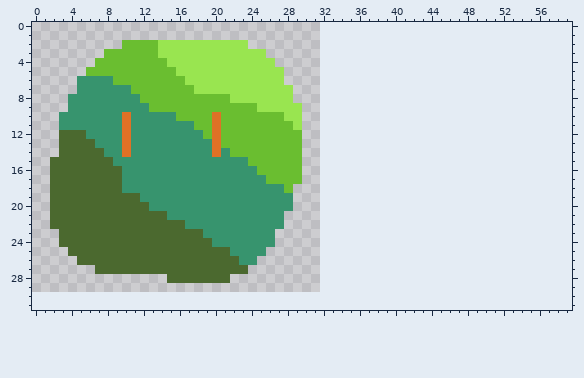
File history of a sprite sheet, built-to-scale/gfx/collideable-objects.png. The first picture shows the starting point.
The file is 32x32 pixels. Shown: x 0..59, y 0..31. The old version is drawn lined up with the new one, on the new canvas.
The same view after the edit:
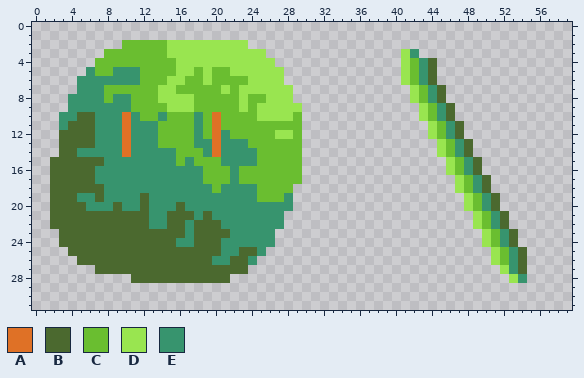
Palette (. is transparent): A #df7126  B #4b692f  C #6abe30  D #99e550  E #37946e
The edit:
canvas 32x32 -> 192x32, the old top-left corner now at 0,-2 (the part of the old canvas that was cut away was empty and is not shown)
Changed rows in their new state; - is an unchanged pixel.
first column x 4:
 2 ----------C----------------------------------------
 3 ----------C--------------------------DE------------
 4 -----------C-------------------------DCEB----------
 5 --E--EEE------C-CC-------------------DCEB----------
 6 -----EEE---DDCC-CCCC-----------------DCEB----------
 7 ----CCC---DD--CCC-C-------------------DCEB---------
 8 ----C--C--DDDD----C-CC----------------DCEB---------
 9 -------CC--DDD-----D-------------------DCEB--------
10 -BB-----CC-C--E------DDD-C-------------DCEB--------
11 BBB-------CCCCE----------C--------------DCEB-------
12 --B-------CCCC---E-----DD---------------DCEB-------
13 ----------CCCC---EEE---------------------DCEB------
14 -EEE--------CCC---EEE--------------------DCEB------
15 ----E-------C-CCC---E---------------------DCEB-----
16 ---EEE---------CCC-CC---------------------DCEB-----
17 ---EEE---------CCC-CCC---------------------DCEB----
18 ----EE----------C----CCC-------------------DCEB----
19 -EE-EEEEB------------CCC--------------------DCEB---
20 --EEE-EE----B-------------------------------DCEB---
21 ---------EEBBB-B-----------------------------DCEB--
22 ---------EE---BBB----------------------------DCEB--
23 -------------E-BBB----------------------------DCEB-
24 ------------EE--B-----------------------------DCEB-
25 -----------------E-BB--------------------------DCEB
26 ----------------EE-B---------------------------DCEB
27 ------------------------------------------------DEB
28 -------BBBB--------------------------------------DE
Boxes around the changes in both pictures, in picture pixels (x1, y1, x2, y2):
changed: (68, 40, 302, 283)
added: (401, 49, 527, 283)
